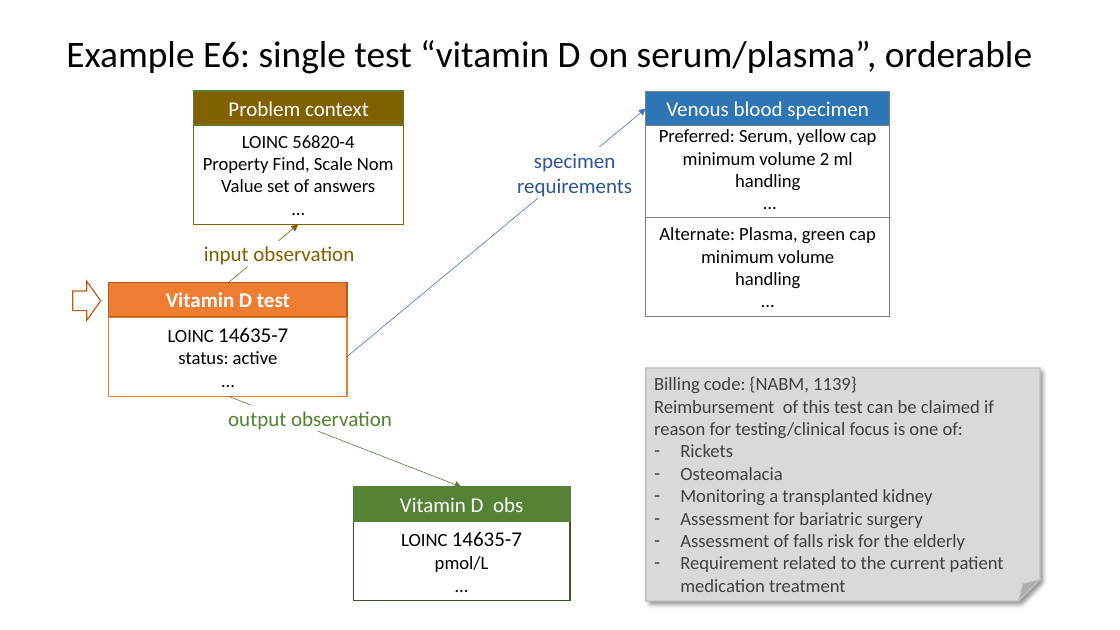
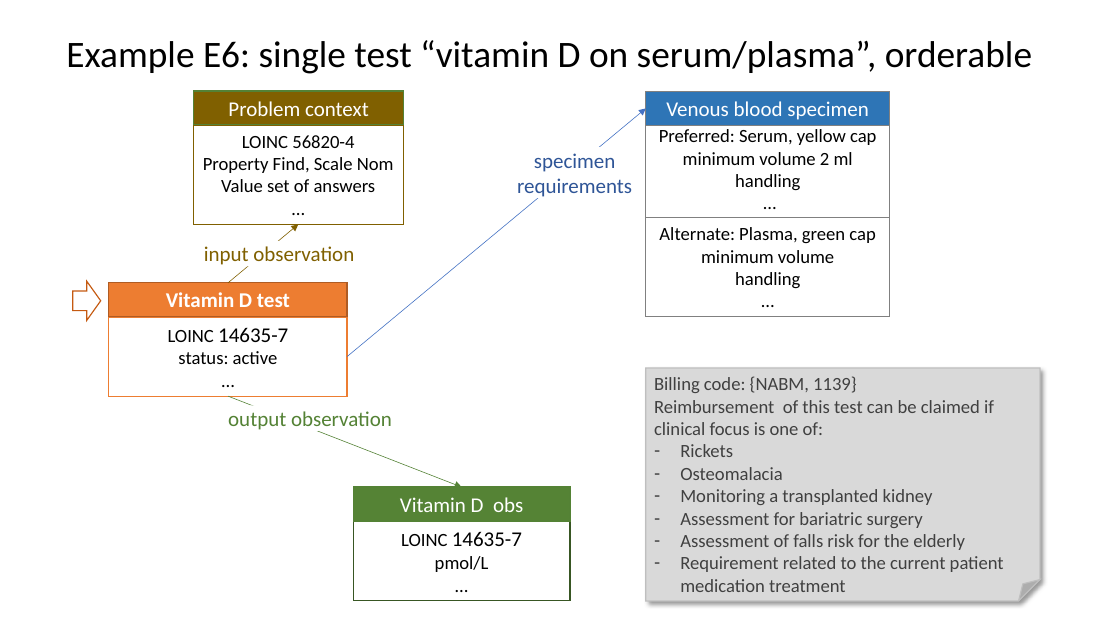
Before and after one commit to HL7/fhir-order-catalog, a slide deck: slide 1 of input/images-source/LabExampleE6Business.pptx. Drawn at 1120x630 pixels with LibreOffice and Linux fonts; fonts in the diff are those of the drawing. Boxes give left, top, right and bottom in pixels: in the first picture for what was removed or moved away, otherwise in the second. Text is boxed around its words. In the diff, an @@ line names an element or a change of style, - is before the commit and + after.

```diff
--- a/input/images-source/LabExampleE6Business.pptx
+++ b/input/images-source/LabExampleE6Business.pptx
@@ text in folded corner at <box>654,400,994,435</box>: text changed @@
-Reimbursement of this test can be claimed if reason for testing/clinical focus is one of:
+Reimbursement of this test can be claimed if clinical focus is one of:
```
Also in this commit, not shown: 9 other files.
